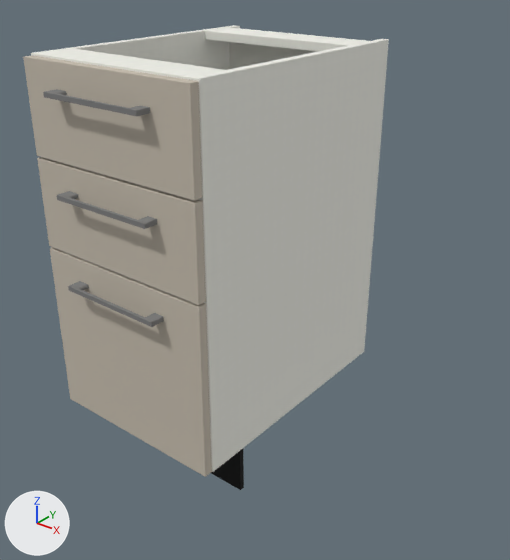
Two versions of the glTF model public/assets/glb/modules/base/r16.glb, one commit apart.
Before and after are seen from a 50 mm camera at (1.109, -1.31, 1.002) aimed at (0.308, -0.308, 0.381). Lighting does not change. The marker at lower left points along +X, +Y and +Z. The first picture is the older version. Where no turn or scale is listed for an object, it has been applied to the vertices. Vertices at exactly the same position are counted once.

The first picture shows 'Leđa', 'Mesh_0', 'Mesh_2', 'Mesh_8', 'Mesh_9', 'Stranica Desna', 'Stranica Leva', 'Union', 'Union.001', 'Union.002', 'Vezna Prednja H', 'Vezna Zadnja H'.
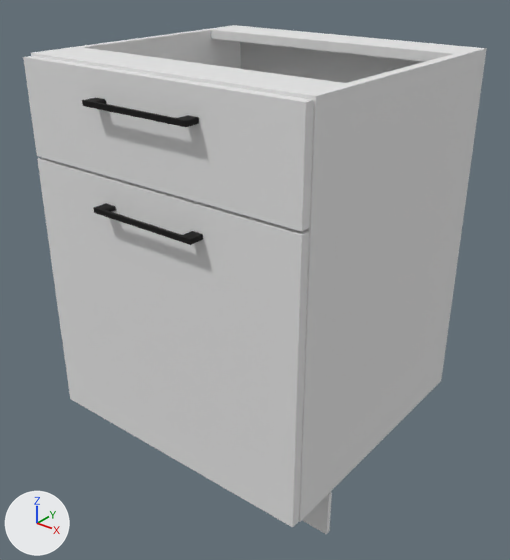
The newer file is also turned or shifted as a whole; pictures and numbers use the older file's frame.

Changed parts and their boxes [x1, y1, x2, y2] in the pictures (510 x 560 px):
'mesh_front', added: after [37, 157, 309, 527]
'Stranica Desna', deleted: before [191, 39, 389, 472]
'mesh_korpus_str_desna', added: after [299, 48, 487, 522]
'mesh_front.001', added: after [23, 56, 314, 232]
'Mesh_0', deleted: before [50, 247, 212, 477]
'Mesh_9', deleted: before [23, 55, 202, 201]
'Mesh_8', deleted: before [37, 157, 206, 305]
'mesh_korpus_vezna_prednja', added: after [37, 48, 344, 98]
'mesh_korpus_ledja', added: after [240, 42, 424, 83]
'mesh_korpus_vezna_zadnja', added: after [211, 26, 477, 62]
'Vezna Prednja H', deleted: before [37, 49, 224, 80]
'Vezna Zadnja H', deleted: before [205, 27, 368, 52]
'Mesh_2', recoloured, reshaped: before [211, 449, 244, 490]; after [302, 492, 332, 534]
'Leđa', deleted: before [229, 42, 316, 69]
'mesh_handle', added (black): after [82, 97, 199, 127]
'mesh_handle.001', added (black): after [93, 203, 203, 245]
'Union.001', deleted: before [43, 89, 150, 116]
'Union', deleted: before [57, 191, 157, 229]
'Union.002', deleted: before [68, 281, 164, 327]

What changed in the scene script:
```text
Change mat_mesh_front:
    remove mat_mesh_front.texture = img_image_0
    add mat_mesh_front.base_color = (0.805, 0.805, 0.805)  # white #e8e8e8
Change mat_mesh_cokla:
    mat_mesh_cokla.base_color: (0.0006, 0.0006, 0.0006) -> (0.805, 0.805, 0.805)  # black #020202 -> white #e8e8e8
Change me_mesh_2:
    remove me_mesh_2.from_pydata(...)  # 8 vertices, 12 faces; spans x 0.0..0.4, y -0.47..-0.46, z 0.0..0.1
    add me_mesh_2.from_pydata(...)  # 8 vertices, 12 faces; spans x 0.0..0.6, y -0.46..-0.45, z 0.0..0.095
    me_mesh_2 part 1
    7 vertices are removed from x 0.0..0.4, y -0.47..-0.46, z 0.0..0.1
    12 faces are deleted
    7 vertices are added at x 0.0..0.6, y -0.46..-0.45, z 0.0..0.095
    12 new faces join them
Remove ob_mesh_0:
    ob_mesh_0 = bpy.data.objects.new('Mesh_0', me_mesh_0)
Remove ob_union:
    ob_union = bpy.data.objects.new('Union', me_mesh_1)
Remove ob_union_001:
    ob_union_001 = bpy.data.objects.new('Union.001', me_mesh_3)
Remove ob_stranica_desna:
    ob_stranica_desna = bpy.data.objects.new('Stranica Desna', me_mesh_4)
Remove ob_leđa:
    ob_leđa = bpy.data.objects.new('Leđa', me_mesh_5)
Remove ob_vezna_prednja_h:
    ob_vezna_prednja_h = bpy.data.objects.new('Vezna Prednja H', me_mesh_6)
Remove ob_mesh_8:
    ob_mesh_8 = bpy.data.objects.new('Mesh_8', me_mesh_8)
Remove ob_mesh_9:
    ob_mesh_9 = bpy.data.objects.new('Mesh_9', me_mesh_9)
Remove ob_vezna_zadnja_h:
    ob_vezna_zadnja_h = bpy.data.objects.new('Vezna Zadnja H', me_mesh_11)
Remove ob_union_002:
    ob_union_002 = bpy.data.objects.new('Union.002', me_mesh_12)
Add ob_mesh_handle_001:
    ob_mesh_handle_001 = bpy.data.objects.new('mesh_handle.001', me_mesh_11_1)  # 60 vertices, 116 faces; spans x 0.188..0.412, y -0.606..-0.578, z 0.58..0.59; in mat_mesh_handle (black #020202)
    ob_mesh_handle_001.location = (0.0, 0.01, 0.0)
Add ob_mesh_handle:
    ob_mesh_handle = bpy.data.objects.new('mesh_handle', me_mesh_10_1)  # 60 vertices, 116 faces; spans x 0.188..0.412, y -0.606..-0.578, z 0.76..0.77; in mat_mesh_handle (black #020202)
    ob_mesh_handle.location = (0.0, 0.01, 0.0)
Add ob_mesh_front_001:
    ob_mesh_front_001 = bpy.data.objects.new('mesh_front.001', me_mesh_9_1)  # a box spanning x 0.002..0.598, y -0.578..-0.56, z 0.64..0.815; in mat_mesh_front (white #e8e8e8)
    ob_mesh_front_001.location = (0.0, 0.01, 0.0)
Add ob_mesh_front:
    ob_mesh_front = bpy.data.objects.new('mesh_front', me_mesh_8_1)  # a box spanning x 0.002..0.598, y -0.578..-0.56, z 0.1..0.635; in mat_mesh_front (white #e8e8e8)
    ob_mesh_front.location = (0.0, 0.01, 0.0)
Add ob_mesh_korpus_vezna_prednja:
    ob_mesh_korpus_vezna_prednja = bpy.data.objects.new('mesh_korpus_vezna_prednja', me_mesh_6_1)  # a box spanning x 0.018..0.582, y -0.56..-0.46, z 0.802..0.82; in mat_mesh_korpus (white #e8e8e8)
    ob_mesh_korpus_vezna_prednja.location = (0.0, 0.01, 0.0)
Add ob_mesh_korpus_vezna_zadnja:
    ob_mesh_korpus_vezna_zadnja = bpy.data.objects.new('mesh_korpus_vezna_zadnja', me_mesh_5_1)  # a box spanning x 0.018..0.582, y -0.11..-0.01, z 0.802..0.82; in mat_mesh_korpus (white #e8e8e8)
    ob_mesh_korpus_vezna_zadnja.location = (0.0, 0.01, 0.0)
Add ob_mesh_korpus_str_desna:
    ob_mesh_korpus_str_desna = bpy.data.objects.new('mesh_korpus_str_desna', me_mesh_3_1)  # a box spanning x 0.582..0.6, y -0.56..-0.01, z 0.1..0.82; in mat_mesh_korpus (white #e8e8e8)
    ob_mesh_korpus_str_desna.location = (0.0, 0.01, 0.0)
Add ob_mesh_korpus_ledja:
    ob_mesh_korpus_ledja = bpy.data.objects.new('mesh_korpus_ledja', me_mesh_0_1)  # a box spanning x 0.002..0.598, y -0.01..-0.007, z 0.102..0.818; in mat_mesh_korpus (white #e8e8e8)
    ob_mesh_korpus_ledja.location = (0.0, 0.01, 0.0)
```
